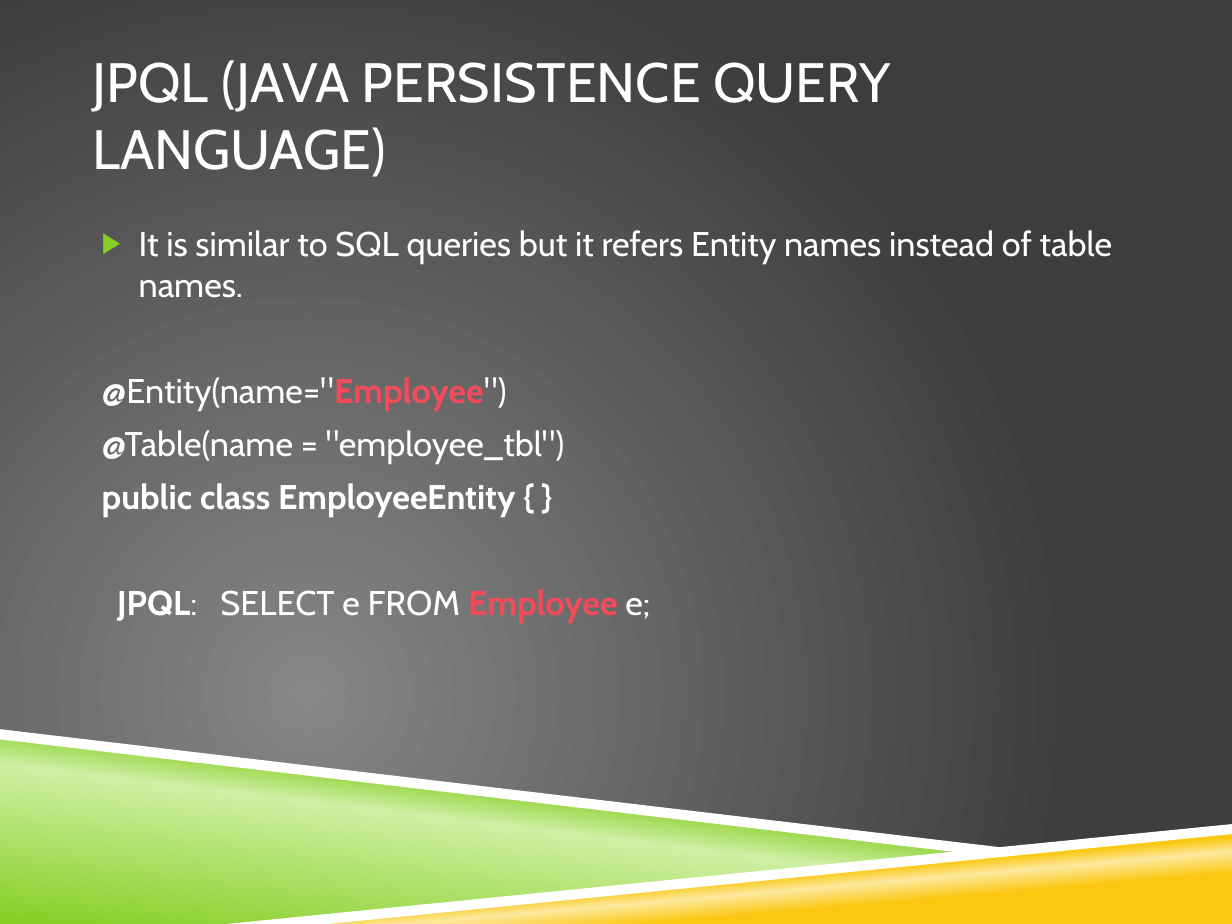
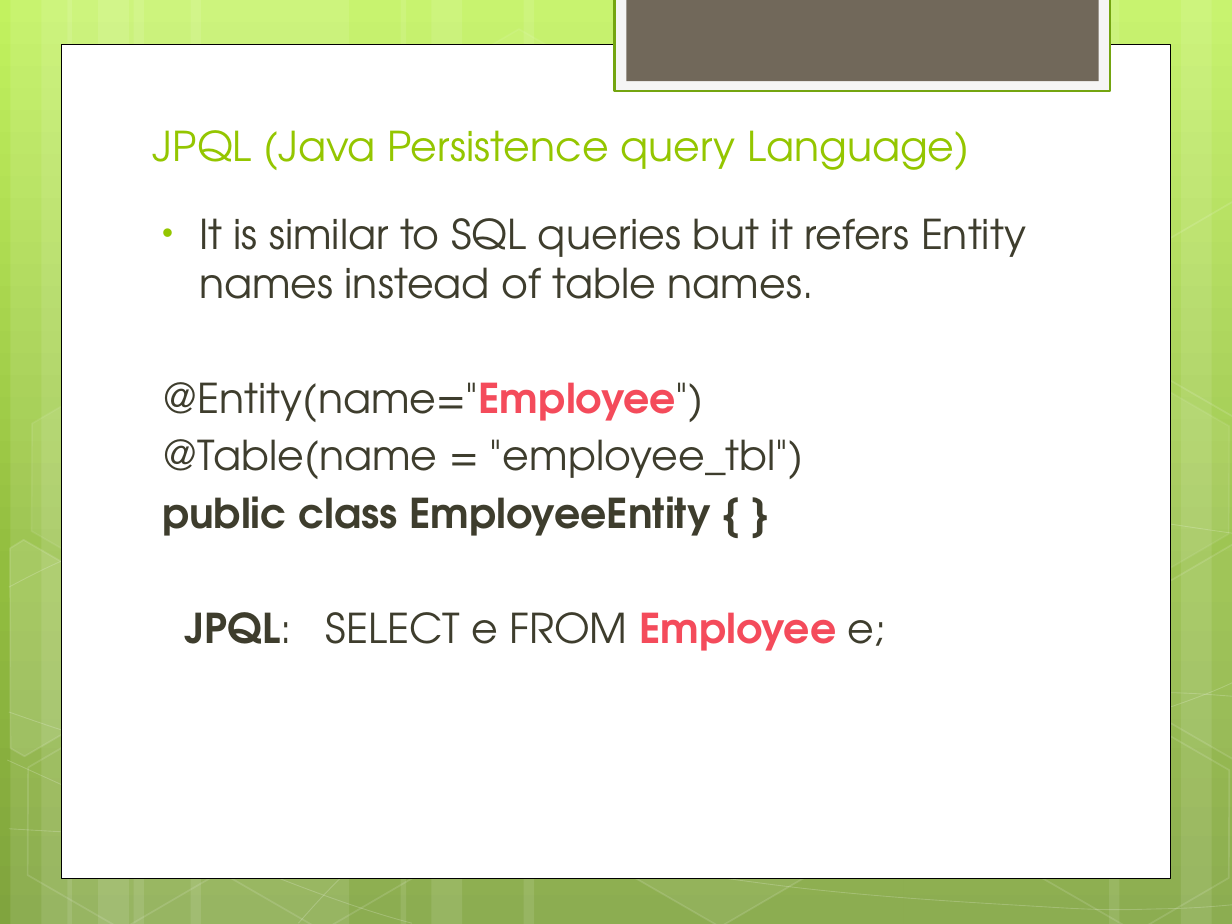
Before and after one commit to IPython-Learn/jpa-training, a slide deck: slide 10 of JPA2.1_Presentation.pptx. Drawn at 1232x924 pixels with LibreOffice and Linux fonts; fonts in the diff are those of the drawing; background and template pictures are left out. Boxes give left, top, right and bottom in pixels: in the first picture for what was removed or moved away, otherwise in the second. Text is boxed around its words. In the diff, an @@ line names an element or a change of style, - is before the commit and + after.

```diff
--- a/JPA2.1_Presentation.pptx
+++ b/JPA2.1_Presentation.pptx
@@ background picture (left out) to gradient #C3F35F to #93BF3F to #81A53E @@
@@ rectangle added at box(615, 0, 1110, 91), fill #F5F5F5, outline #74A510 1.25 pt @@
@@ rectangle added at box(626, 0, 1098, 81), fill #71685A @@
@@ rectangle added at box(62, 44, 1170, 877), fill #FFFFFF, outline #000000 0.5 pt @@
@@ title "JPQL (Java Persistence query Language)" at box(153, 130, 969, 170): vertical alignment middle to bottom @@
@@ title at box(153, 130, 969, 170): text changed; size 32.4 to 24 pt; font Cabin to TeX Gyre Adventor; text colour #FFFFFF to #94C600 @@
-JPQL (JAVA PERSISTENCE QUERY LANGUAGE)
+JPQL (Java Persistence query Language)
@@ group added at box(0, 0, 1232, 924): 12 rectangles, 8 hexagons, 5 freeform shapes @@
@@ text "It is similar to SQL ...": place and size @@
-text "It is similar to SQL ..." at box(102, 230, 1112, 623)
+text "It is similar to SQL ..." at box(162, 218, 1026, 651)
@@ text "It is similar to SQL ..." at box(162, 218, 1026, 651): size 20 to 24 pt, font Cabin to TeX Gyre Adventor, text colour #FFFFFF to #3E3D2D; bullet ▶ to •; less space between paragraphs; bullet colour #86CE24 to #94C600 @@
@@ freeform shape: place and size @@
-freeform shape at box(0, 729, 1025, 854)
+freeform shape at box(9, 679, 1232, 838)
@@ freeform shape at box(9, 679, 1232, 838): fill #FFFFFF to none; outline none to #FFFFFF 0.5 pt @@
@@ freeform shape: place and size @@
-freeform shape at box(0, 736, 976, 924)
+freeform shape at box(9, 712, 1232, 912)
@@ freeform shape at box(9, 712, 1232, 912): fill gradient #86CE24 to #CFEFA4 to none; outline none to #FFFFFF 0.5 pt @@
@@ freeform shape: place and size @@
-freeform shape at box(244, 828, 1232, 924)
+freeform shape at box(298, 691, 1232, 923)
@@ freeform shape at box(298, 691, 1232, 923): fill gradient #FAC810 to #FDE99F to none; outline none to #FFFFFF 0.5 pt @@
@@ freeform shape removed at box(227, 824, 1232, 924) @@
```
Also in this commit, not shown: 11 other slides changed, 10 slides added, 1 slide removed, 6 other files.
